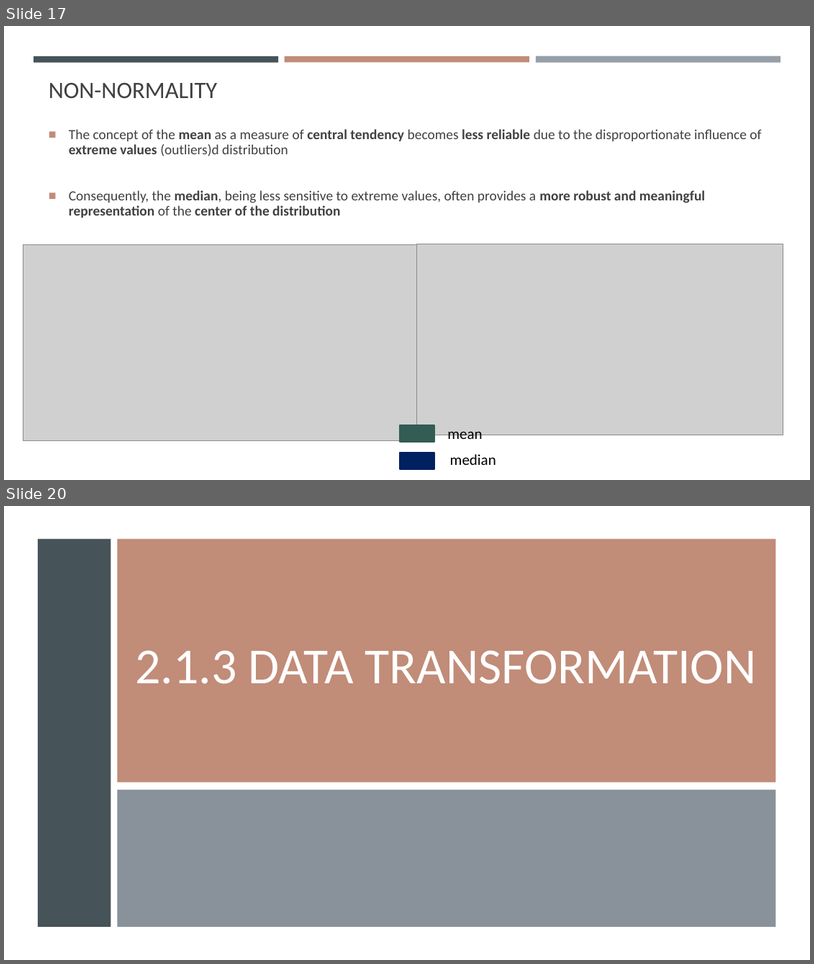
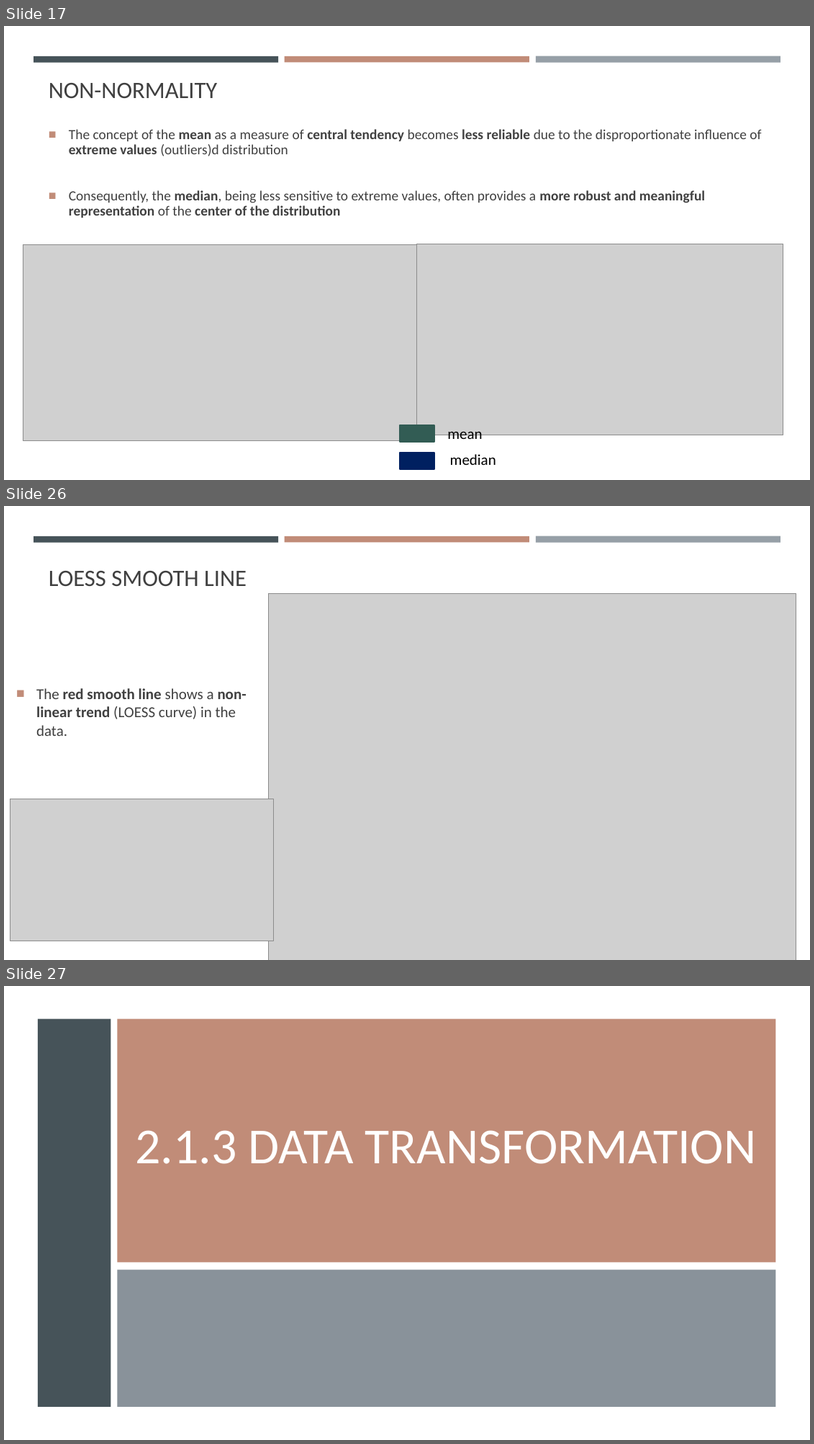
Before and after one commit to gisynw/geog-247, a slide deck: docs/Lectures/Week03/Week03_DataExploration.pptx. Shown one above the other, each under a label of ours: slides 17 and 20 before the commit, slides 17, 26 and 27 after it; the slides between them are not shown. The pictures are 814x964 and 814x1444 pixels, drawn with LibreOffice and Linux fonts; fonts in the diff are those of the drawing; grey boxes stand for pictures. Boxes give left, top, right and bottom in pixels: in the first picture for what was removed or moved away, otherwise in the second. Text is boxed around its words. In the diff, an @@ line names an element or a change of style, - is before the commit and + after.

```diff
--- a/docs/Lectures/Week03/Week03_DataExploration.pptx
+++ b/docs/Lectures/Week03/Week03_DataExploration.pptx
@@ slide 26 added at (x1=4, y1=506, x2=810, y2=960), background #FFFFFF; not listed: 3 template elements that a slide beside it also shows @@
@@ title added at (x1=49, y1=571, x2=247, y2=586), 28 pt, text #404040 @@
+LOESS SMOOTH LINE
@@ picture added at (x1=268, y1=594, x2=797, y2=960) @@
@@ text added at (x1=36, y1=688, x2=247, y2=736), 18 pt, text #404040 @@
+■ The red smooth line shows a non-linear trend (LOESS curve) in the data.
@@ picture added at (x1=10, y1=798, x2=273, y2=940) @@
@@ what was slide 20 is now slide 27 @@
```
Also in this commit, not shown: 1 slide changed, 10 other slides added, 3 slides removed, 10 other files.
